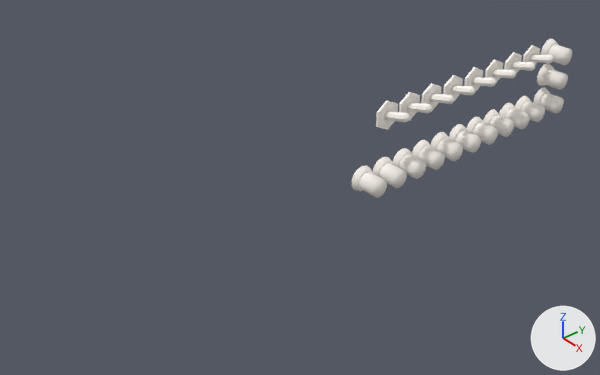
An edit to the Blender file dev/switches-breakers.blend, drawn before and after from the same camera.
Rendered twice from a 50 mm lens placed at (0.091, -0.17, -0.346), pointed at (-0.187, 0.066, -0.561). Every picture has the same lights, and +X, +Y and +Z are marked at lower right.

The scene before the commit, as lines of its bpy script (objects in view):
```python
ob_breakers_base = bpy.data.objects.new('breakers-base', me_breakers_mesh_008)
ob_breakers_base.location = (-0.178, 0.1578, -0.5662)
ob_breakers_base.rotation_euler = (1.571, 0.0, 0.0)  # degrees (90, 0, 0)
ob_instr_breaker = bpy.data.objects.new('instr_breaker', me_navlt_breaker_mesh)
ob_instr_breaker.location = (-0.1745, 0.1492, -0.5665)
ob_instr_breaker.rotation_euler = (1.571, 0.0, 0.0)  # degrees (90, 0, 0)
ob_master_breaker = bpy.data.objects.new('master_breaker', me_pitot_heat_breaker_mesh_001)
ob_master_breaker.location = (-0.1745, 0.1036, -0.5665)
ob_master_breaker.rotation_euler = (1.571, 0.0, 0.0)  # degrees (90, 0, 0)
# also in view: 'turn-coordinator_breaker' at (-0.174, 0.119, -0.566); 'switch-base' at (-0.18, 0.182, -0.534)
```
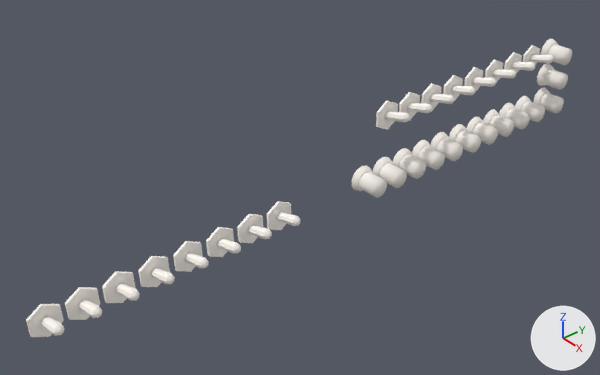
Patch to the scene script:
```diff
--- a/dev/switches-breakers.blend.py
+++ b/dev/switches-breakers.blend.py
@@ ob_switch_taxi_p18_fg1000 @@
+ob_switch_taxi_p18_fg1000 = bpy.data.objects.new('switch_taxi_p18_fg1000', me_tube_001)  # 33 vertices, 32 faces; spans x -0.0082..0.0082, y -0.0008..0.0045, z -0.004..0.004; in mat_metals_plastic_001 (its picture is missing)
+ob_switch_taxi_p18_fg1000.location = (-0.173, 0.045, -0.5644)
@@ ob_switch_strobe_p18_fg1000 @@
+ob_switch_strobe_p18_fg1000 = bpy.data.objects.new('switch_strobe_p18_fg1000', me_tube_002)  # 33 vertices, 32 faces; spans x -0.0082..0.0082, y 0.0029..0.0082, z -0.004..0.004; in mat_metals_plastic_001 (its picture is missing)
+ob_switch_strobe_p18_fg1000.location = (-0.173, 0.0056, -0.5644)
@@ ob_switch_panel_p18_fg1000 @@
+ob_switch_panel_p18_fg1000 = bpy.data.objects.new('switch_panel_p18_fg1000', me_tube_003)  # 33 vertices, 32 faces; spans x -0.0082..0.0082, y -0.0027..0.0027, z -0.004..0.004; in mat_metals_plastic_001 (its picture is missing)
+ob_switch_panel_p18_fg1000.location = (-0.173, -0.0423, -0.5644)
@@ ob_switch_nav_p18_fg1000 @@
+ob_switch_nav_p18_fg1000 = bpy.data.objects.new('switch_nav_p18_fg1000', me_tube_011)  # 33 vertices, 32 faces; spans x -0.0082..0.0082, y 0.0082..0.0135, z -0.004..0.004; in mat_metals_plastic_001 (its picture is missing)
+ob_switch_nav_p18_fg1000.location = (-0.173, -0.0357, -0.5644)
@@ ob_switch_master_p18_fg1000 @@
+ob_switch_master_p18_fg1000 = bpy.data.objects.new('switch_master_p18_fg1000', me_tube_012)  # 33 vertices, 32 faces; spans x -0.0082..0.0082, y -0.0027..0.0027, z -0.004..0.004; in mat_metals_plastic_001 (its picture is missing)
+ob_switch_master_p18_fg1000.location = (-0.173, -0.0767, -0.5644)
@@ ob_switch_landing_p18_fg1000 @@
+ob_switch_landing_p18_fg1000 = bpy.data.objects.new('switch_landing_p18_fg1000', me_tube_013)  # 33 vertices, 32 faces; spans x -0.0082..0.0082, y 0.0012..0.0065, z -0.004..0.004; in mat_metals_plastic_001 (its picture is missing)
+ob_switch_landing_p18_fg1000.location = (-0.173, 0.0252, -0.5644)
@@ ob_switch_beacon_p18_fg1000 @@
+ob_switch_beacon_p18_fg1000 = bpy.data.objects.new('switch_beacon_p18_fg1000', me_tube_014)  # 33 vertices, 32 faces; spans x -0.0082..0.0082, y 0.0059..0.0113, z -0.004..0.004; in mat_metals_plastic_001 (its picture is missing)
+ob_switch_beacon_p18_fg1000.location = (-0.173, -0.0155, -0.5644)
@@ ob_switch_avionics_p18_fg1000 @@
+ob_switch_avionics_p18_fg1000 = bpy.data.objects.new('switch_avionics_p18_fg1000', me_tube_015)  # 33 vertices, 32 faces; spans x -0.0082..0.0082, y -0.0027..0.0027, z -0.004..0.004; in mat_metals_plastic_001 (its picture is missing)
+ob_switch_avionics_p18_fg1000.location = (-0.173, -0.0598, -0.5644)
@@ ob_switch_base_fg1000 @@
+ob_switch_base_fg1000 = bpy.data.objects.new('switch-base_fg1000', me_cylinder_000)  # 152 vertices, 144 faces; spans x -0.0009..0.0009, y 0.0498..0.1883, z -0.0084..0.0084; in mat_metals_plastic_001 (its picture is missing)
+ob_switch_base_fg1000.location = (-0.1797, -0.1341, -0.566)
```

Pixel boxes [x1, y1, x2, y2] of what changed, in the pictures (600 x 375 px):
'switch-base_fg1000', added
    after: [26, 201, 291, 337]
'switch_master_p18_fg1000', added
    after: [41, 316, 64, 336]
'switch_avionics_p18_fg1000', added
    after: [78, 300, 102, 318]
'switch_panel_p18_fg1000', added
    after: [115, 283, 140, 301]
'switch_nav_p18_fg1000', added
    after: [150, 268, 175, 284]
'switch_beacon_p18_fg1000', added
    after: [185, 253, 209, 268]
'switch_strobe_p18_fg1000', added
    after: [217, 239, 241, 253]
'switch_landing_p18_fg1000', added
    after: [248, 225, 272, 239]
'switch_taxi_p18_fg1000', added
    after: [276, 212, 301, 226]
